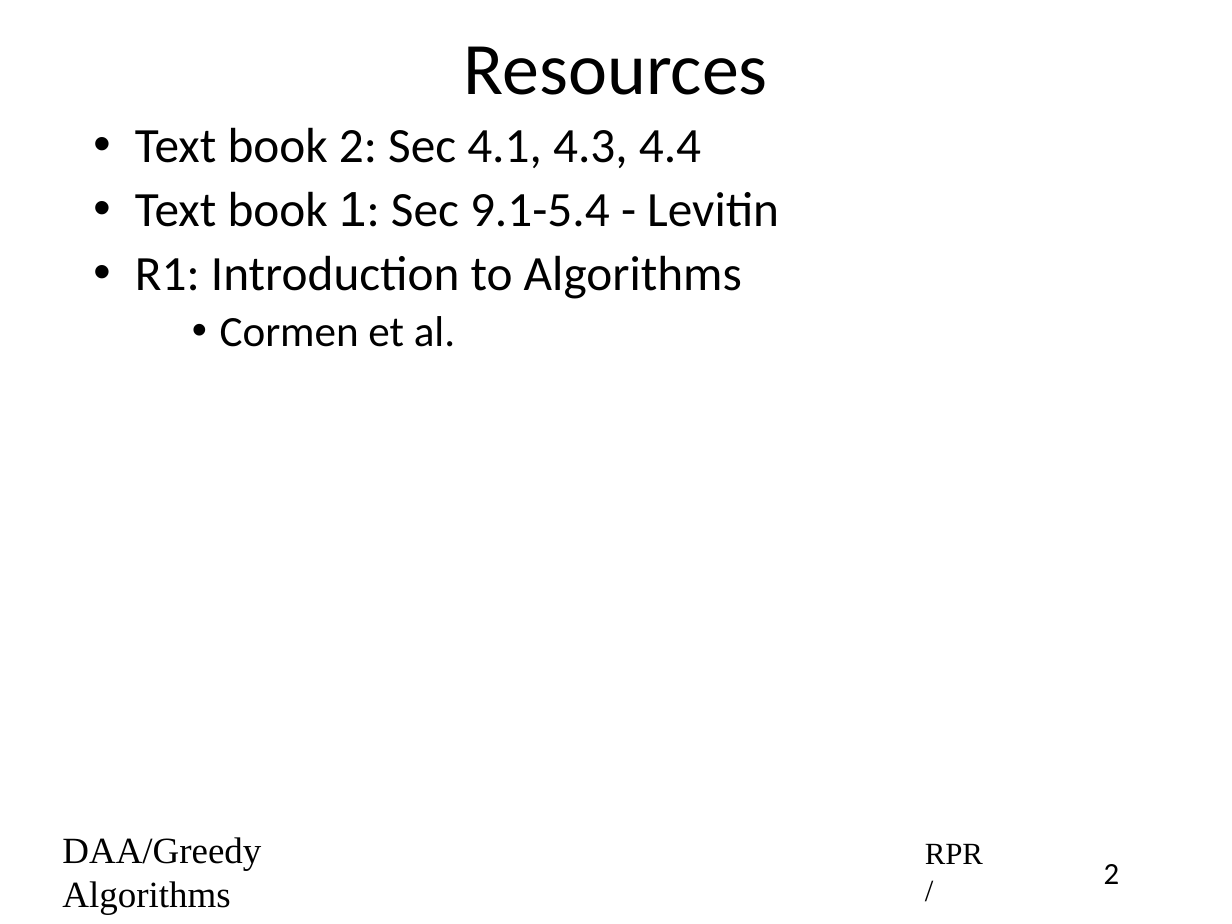
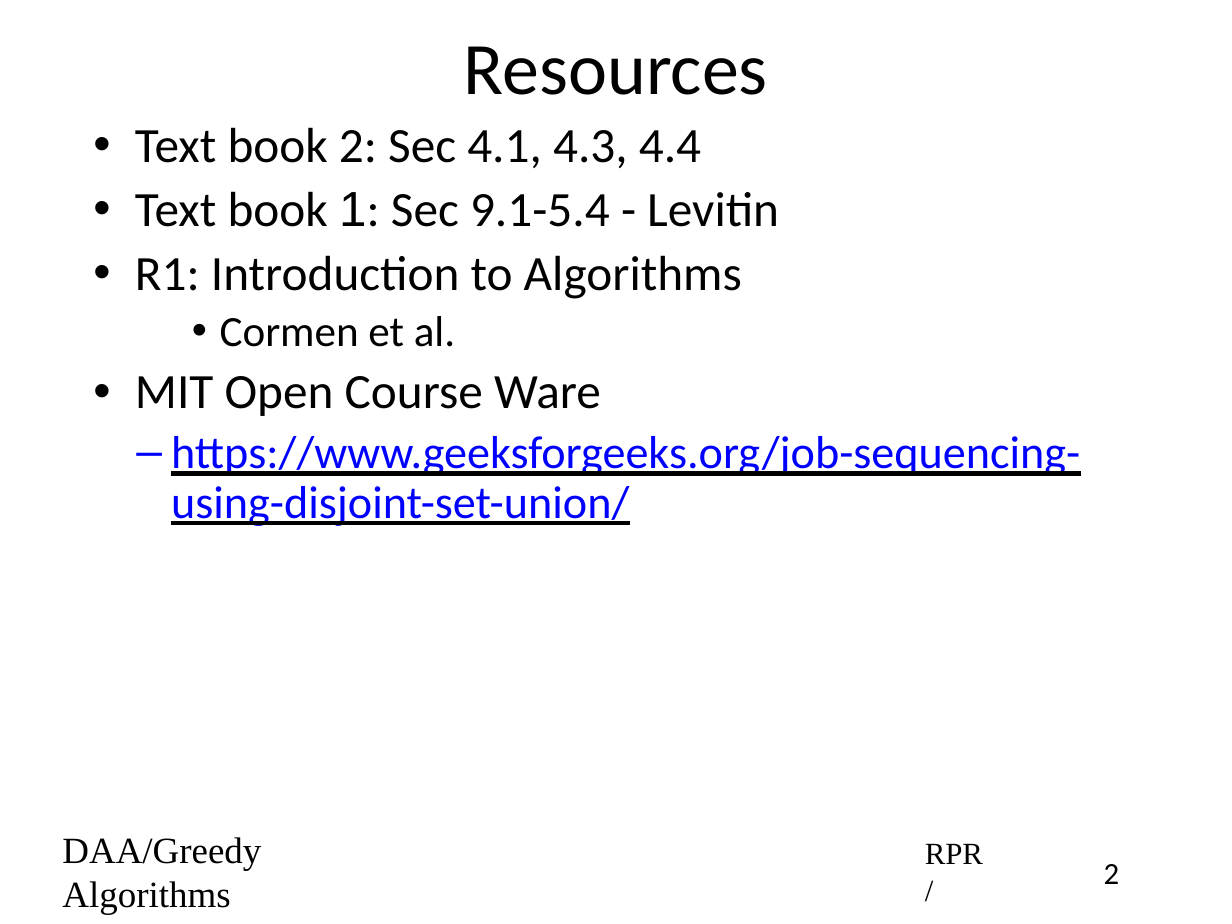
Before and after one commit to rprustagi/2019-17CS43-DAA, a slide deck: slide 2 of Slides-RPR/2019-H1-DAA-L23-Greedy-Algo-JobScheduling.pptx. Drawn at 1232x924 pixels with LibreOffice and Linux fonts; fonts in the diff are those of the drawing. Boxes give left, top, right and bottom in pixels: in the first picture for what was removed or moved away, otherwise in the second. Text is boxed around its words. In the diff, an @@ line names an element or a change of style, - is before the commit and + after.

```diff
--- a/Slides-RPR/2019-H1-DAA-L23-Greedy-Algo-JobScheduling.pptx
+++ b/Slides-RPR/2019-H1-DAA-L23-Greedy-Algo-JobScheduling.pptx
@@ text at (x1=135, y1=376, x2=1080, y2=526): paragraphs added @@
+• MIT Open Course Ware
+  – https://www.geeksforgeeks.org/job-sequencing-using-disjoint-set-union/
```
Also in this commit, not shown: 2 other slides changed, 10 slides removed, 9 other files.
